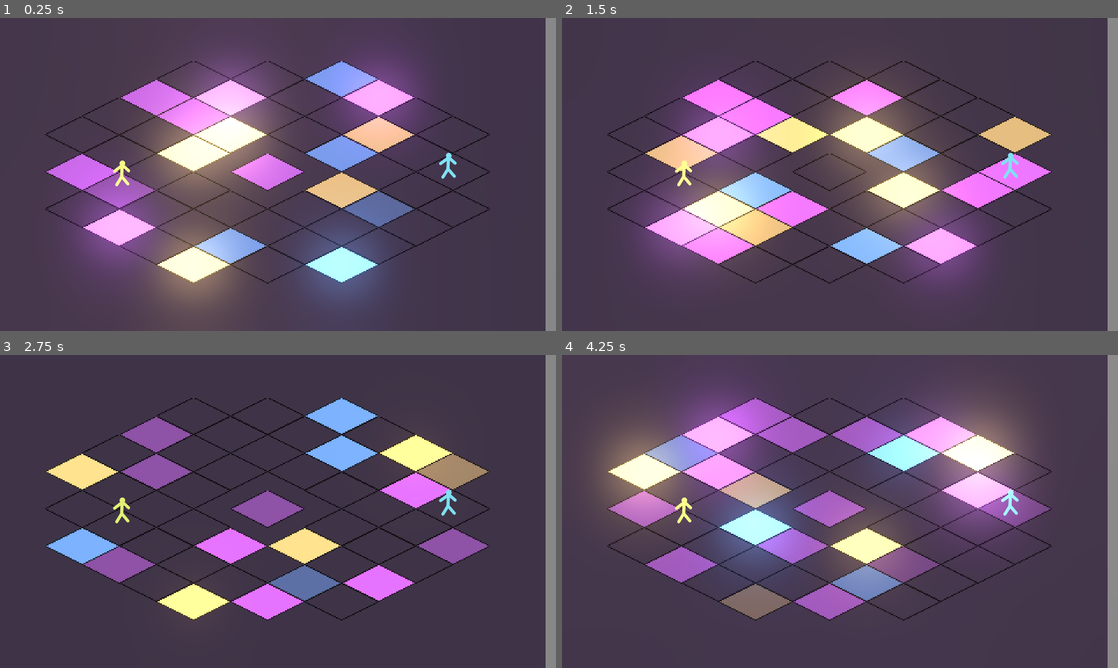
Above: before the commit, frames 1-4 (two rows, left to right).
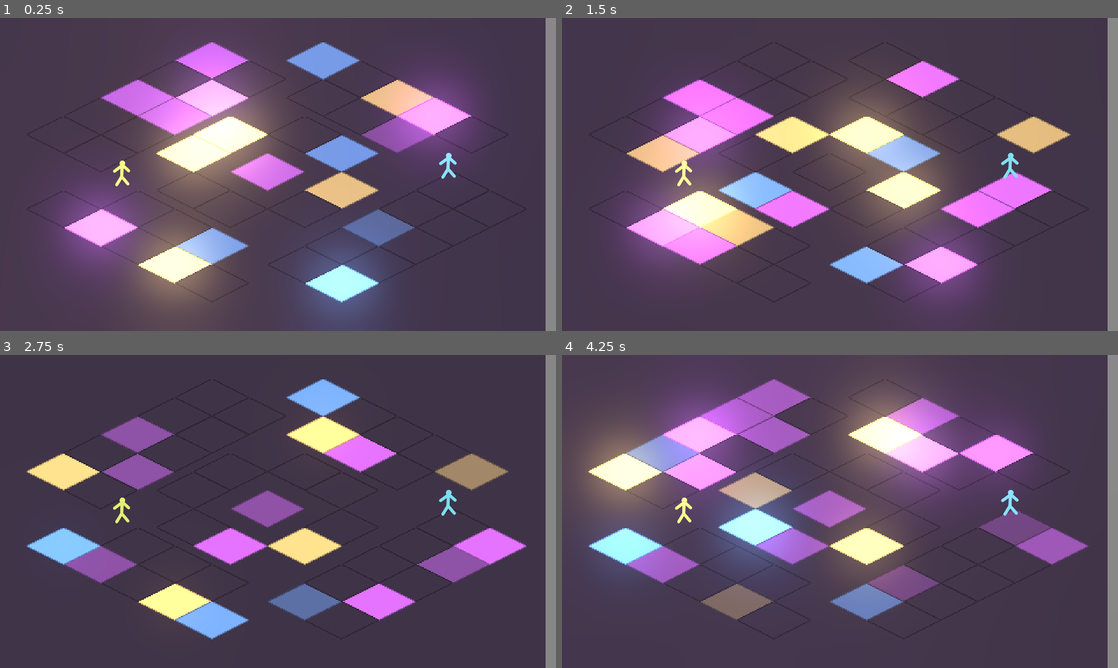
Above: after the commit, the same moments.

Repository: API-Beast/Seal-Clubbing
Game: Godot game, scene res://Main.tscn
Same seed, same stepped clock (60 frames per second), same inputs: the game is played once before the commit and once after it.
Inputs:
- Up to frame 1 (0.25 s): no input
- Up to frame 2 (1.5 s): no input
- Up to frame 3 (2.75 s): no input
- Up to frame 4 (4.25 s): no input

The runs differ from the first frame. In frame 1, 18% of the frame differs, in the area x 8-89%, y 7-95%; in frame 2, 14%; in frame 3, 17%; in frame 4, 24%, in the area x 4-95%, y 7-91%.

Commit message:
new floor again

Diff:
--- a/DiscoFloor.tscn
+++ b/DiscoFloor.tscn
@@ -28,7 +28,7 @@
 
 [node name="glowtile10" parent="background-colored" index="1" instance=ExtResource( 3 )]
 
-position = Vector2( -14, 3.36842 )
+position = Vector2( 16, -6.73684 )
 scale = Vector2( 0.03125, 0.0526316 )
 
 [node name="glowtile11" parent="background-colored" index="2" instance=ExtResource( 3 )]
@@ -43,7 +43,7 @@
 
 [node name="glowtile16" parent="background-colored" index="4" instance=ExtResource( 3 )]
 
-position = Vector2( -18, 0 )
+position = Vector2( -4, -20.2105 )
 scale = Vector2( 0.03125, 0.0526316 )
 
 [node name="glowtile17" parent="background-colored" index="5" instance=ExtResource( 3 )]
@@ -68,7 +68,7 @@
 
 [node name="glowtile50" parent="background-colored" index="9" instance=ExtResource( 3 )]
 
-position = Vector2( 22, 0 )
+position = Vector2( 22, 3.36842 )
 scale = Vector2( 0.03125, 0.0526316 )
 
 [node name="glowtile83" parent="background-colored" index="10" instance=ExtResource( 3 )]
@@ -78,175 +78,170 @@
 
 [node name="glowtile51" parent="background-colored" index="11" instance=ExtResource( 3 )]
 
-position = Vector2( -2, 13.4737 )
+position = Vector2( -4, 13.4737 )
 scale = Vector2( 0.03125, 0.0526316 )
 
 [node name="glowtile52" parent="background-colored" index="12" instance=ExtResource( 3 )]
 
-position = Vector2( -6, 10.1053 )
+position = Vector2( -8, 10.1053 )
 scale = Vector2( 0.03125, 0.0526316 )
 
 [node name="glowtile53" parent="background-colored" index="13" instance=ExtResource( 3 )]
 
-position = Vector2( -10, 6.73684 )
+position = Vector2( -12, 6.73684 )
 scale = Vector2( 0.03125, 0.0526316 )
 
 [node name="glowtile54" parent="background-colored" index="14" instance=ExtResource( 3 )]
 
-position = Vector2( 18, -3.36842 )
+position = Vector2( 12, -10.1053 )
 scale = Vector2( 0.03125, 0.0526316 )
 
 [node name="glowtile55" parent="background-colored" index="15" instance=ExtResource( 3 )]
 
-position = Vector2( 14, -6.73684 )
-scale = Vector2( 0.03125, 0.0526316 )
-
-[node name="glowtile56" parent="background-colored" index="16" instance=ExtResource( 3 )]
-
-position = Vector2( 10, -10.1053 )
-scale = Vector2( 0.03125, 0.0526316 )
-
-[node name="glowtile57" parent="background-colored" index="17" instance=ExtResource( 3 )]
-
-position = Vector2( 6, -13.4737 )
-scale = Vector2( 0.03125, 0.0526316 )
-
-[node name="glowtile58" parent="background-colored" index="18" instance=ExtResource( 3 )]
-
-position = Vector2( -2, -13.4737 )
-scale = Vector2( 0.03125, 0.0526316 )
-
-[node name="glowtile59" parent="background-colored" index="19" instance=ExtResource( 3 )]
-
-position = Vector2( -6, -16.8421 )
-scale = Vector2( 0.03125, 0.0526316 )
-
-[node name="glowtile60" parent="background-colored" index="20" instance=ExtResource( 3 )]
-
-position = Vector2( -10, -6.73684 )
-scale = Vector2( 0.03125, 0.0526316 )
-
-[node name="glowtile61" parent="background-colored" index="21" instance=ExtResource( 3 )]
-
-position = Vector2( -14, -3.36842 )
-scale = Vector2( 0.03125, 0.0526316 )
-
-[node name="glowtile66" parent="background-colored" index="22" instance=ExtResource( 3 )]
-
-position = Vector2( -18, -6.73684 )
-scale = Vector2( 0.03125, 0.0526316 )
-
-[node name="glowtile67" parent="background-colored" index="23" instance=ExtResource( 3 )]
-
-position = Vector2( -14, -10.1053 )
-scale = Vector2( 0.03125, 0.0526316 )
-
-[node name="glowtile68" parent="background-colored" index="24" instance=ExtResource( 3 )]
-
-position = Vector2( -10, -13.4737 )
-scale = Vector2( 0.03125, 0.0526316 )
-
-[node name="glowtile69" parent="background-colored" index="25" instance=ExtResource( 3 )]
-
-position = Vector2( -6, -10.1053 )
-scale = Vector2( 0.03125, 0.0526316 )
-
-[node name="glowtile70" parent="background-colored" index="26" instance=ExtResource( 3 )]
-
-position = Vector2( 10, -16.8421 )
-scale = Vector2( 0.03125, 0.0526316 )
-
-[node name="glowtile71" parent="background-colored" index="27" instance=ExtResource( 3 )]
-
-position = Vector2( 14, -13.4737 )
+position = Vector2( 16, -13.4737 )
+scale = Vector2( 0.03125, 0.0526316 )
+
+[node name="glowtile57" parent="background-colored" index="16" instance=ExtResource( 3 )]
+
+position = Vector2( 12, -16.8421 )
+scale = Vector2( 0.03125, 0.0526316 )
+
+[node name="glowtile58" parent="background-colored" index="17" instance=ExtResource( 3 )]
+
+position = Vector2( -4, -13.4737 )
+scale = Vector2( 0.03125, 0.0526316 )
+
+[node name="glowtile59" parent="background-colored" index="18" instance=ExtResource( 3 )]
+
+position = Vector2( -8, -16.8421 )
+scale = Vector2( 0.03125, 0.0526316 )
+
+[node name="glowtile60" parent="background-colored" index="19" instance=ExtResource( 3 )]
+
+position = Vector2( -12, -6.73684 )
+scale = Vector2( 0.03125, 0.0526316 )
+
+[node name="glowtile61" parent="background-colored" index="20" instance=ExtResource( 3 )]
+
+position = Vector2( -16, -3.36842 )
+scale = Vector2( 0.03125, 0.0526316 )
+
+[node name="glowtile66" parent="background-colored" index="21" instance=ExtResource( 3 )]
+
+position = Vector2( -20, -6.73684 )
+scale = Vector2( 0.03125, 0.0526316 )
+
+[node name="glowtile67" parent="background-colored" index="22" instance=ExtResource( 3 )]
+
+position = Vector2( -16, -10.1053 )
+scale = Vector2( 0.03125, 0.0526316 )
+
+[node name="glowtile68" parent="background-colored" index="23" instance=ExtResource( 3 )]
+
+position = Vector2( -12, -13.4737 )
+scale = Vector2( 0.03125, 0.0526316 )
+
+[node name="glowtile69" parent="background-colored" index="24" instance=ExtResource( 3 )]
+
+position = Vector2( -8, -10.1053 )
+scale = Vector2( 0.03125, 0.0526316 )
+
+[node name="glowtile70" parent="background-colored" index="25" instance=ExtResource( 3 )]
+
+position = Vector2( 8, -20.2105 )
+scale = Vector2( 0.03125, 0.0526316 )
+
+[node name="glowtile71" parent="background-colored" index="26" instance=ExtResource( 3 )]
+
+position = Vector2( 20, -10.1053 )
+scale = Vector2( 0.03125, 0.0526316 )
+
+[node name="glowtile73" parent="background-colored" index="27" instance=ExtResource( 3 )]
+
+position = Vector2( 24, -6.73684 )
 scale = Vector2( 0.03125, 0.0526316 )
 
 [node name="glowtile72" parent="background-colored" index="28" instance=ExtResource( 3 )]
 
-position = Vector2( 18, -10.1053 )
-scale = Vector2( 0.03125, 0.0526316 )
-
-[node name="glowtile73" parent="background-colored" index="29" instance=ExtResource( 3 )]
-
-position = Vector2( 22, -6.73684 )
-scale = Vector2( 0.03125, 0.0526316 )
-
-[node name="glowtile74" parent="background-colored" index="30" instance=ExtResource( 3 )]
-
-position = Vector2( 22, 6.73684 )
-scale = Vector2( 0.03125, 0.0526316 )
-
-[node name="glowtile75" parent="background-colored" index="31" instance=ExtResource( 3 )]
-
-position = Vector2( 18, 10.1053 )
-scale = Vector2( 0.03125, 0.0526316 )
-
-[node name="glowtile76" parent="background-colored" index="32" instance=ExtResource( 3 )]
-
-position = Vector2( 14, 13.4737 )
-scale = Vector2( 0.03125, 0.0526316 )
-
-[node name="glowtile77" parent="background-colored" index="33" instance=ExtResource( 3 )]
-
-position = Vector2( 10, 16.8421 )
-scale = Vector2( 0.03125, 0.0526316 )
-
-[node name="glowtile78" parent="background-colored" index="34" instance=ExtResource( 3 )]
-
-position = Vector2( -6, 16.8421 )
-scale = Vector2( 0.03125, 0.0526316 )
-
-[node name="glowtile79" parent="background-colored" index="35" instance=ExtResource( 3 )]
-
-position = Vector2( -10, 13.4737 )
-scale = Vector2( 0.03125, 0.0526316 )
-
-[node name="glowtile80" parent="background-colored" index="36" instance=ExtResource( 3 )]
-
-position = Vector2( -14, 10.1053 )
-scale = Vector2( 0.03125, 0.0526316 )
-
-[node name="glowtile81" parent="background-colored" index="37" instance=ExtResource( 3 )]
-
-position = Vector2( -18, 6.73684 )
-scale = Vector2( 0.03125, 0.0526316 )
-
-[node name="glowtile82" parent="background-colored" index="38" instance=ExtResource( 3 )]
-
-position = Vector2( -18, 6.73684 )
-scale = Vector2( 0.03125, 0.0526316 )
-
-[node name="glowtile62" parent="background-colored" index="39" instance=ExtResource( 3 )]
-
-position = Vector2( 6, 13.4737 )
-scale = Vector2( 0.03125, 0.0526316 )
-
-[node name="glowtile63" parent="background-colored" index="40" instance=ExtResource( 3 )]
-
-position = Vector2( 10, 10.1053 )
-scale = Vector2( 0.03125, 0.0526316 )
-
-[node name="glowtile64" parent="background-colored" index="41" instance=ExtResource( 3 )]
-
-position = Vector2( 14, 6.73684 )
-scale = Vector2( 0.03125, 0.0526316 )
-
-[node name="glowtile65" parent="background-colored" index="42" instance=ExtResource( 3 )]
-
-position = Vector2( 18, 3.36842 )
-scale = Vector2( 0.03125, 0.0526316 )
-
-[node name="glowtile21" parent="background-colored" index="43" instance=ExtResource( 3 )]
-
-position = Vector2( 2, 16.8421 )
-scale = Vector2( 0.03125, 0.0526316 )
-
-[node name="glowtile22" parent="background-colored" index="44" instance=ExtResource( 3 )]
+position = Vector2( 8, -13.4737 )
+scale = Vector2( 0.03125, 0.0526316 )
+
+[node name="glowtile74" parent="background-colored" index="29" instance=ExtResource( 3 )]
+
+position = Vector2( 22, 10.1053 )
+scale = Vector2( 0.03125, 0.0526316 )
+
+[node name="glowtile75" parent="background-colored" index="30" instance=ExtResource( 3 )]
+
+position = Vector2( 18, 13.4737 )
+scale = Vector2( 0.03125, 0.0526316 )
+
+[node name="glowtile76" parent="background-colored" index="31" instance=ExtResource( 3 )]
+
+position = Vector2( 14, 16.8421 )
+scale = Vector2( 0.03125, 0.0526316 )
+
+[node name="glowtile77" parent="background-colored" index="32" instance=ExtResource( 3 )]
+
+position = Vector2( 10, 20.2105 )
+scale = Vector2( 0.03125, 0.0526316 )
+
+[node name="glowtile78" parent="background-colored" index="33" instance=ExtResource( 3 )]
+
+position = Vector2( -8, 16.8421 )
+scale = Vector2( 0.03125, 0.0526316 )
+
+[node name="glowtile79" parent="background-colored" index="34" instance=ExtResource( 3 )]
+
+position = Vector2( -12, 13.4737 )
+scale = Vector2( 0.03125, 0.0526316 )
+
+[node name="glowtile80" parent="background-colored" index="35" instance=ExtResource( 3 )]
+
+position = Vector2( -16, 10.1053 )
+scale = Vector2( 0.03125, 0.0526316 )
+
+[node name="glowtile81" parent="background-colored" index="36" instance=ExtResource( 3 )]
+
+position = Vector2( -20, 6.73684 )
+scale = Vector2( 0.03125, 0.0526316 )
+
+[node name="glowtile82" parent="background-colored" index="37" instance=ExtResource( 3 )]
+
+position = Vector2( -4, 20.2105 )
+scale = Vector2( 0.03125, 0.0526316 )
+
+[node name="glowtile62" parent="background-colored" index="38" instance=ExtResource( 3 )]
+
+position = Vector2( 6, 16.8421 )
+scale = Vector2( 0.03125, 0.0526316 )
+
+[node name="glowtile63" parent="background-colored" index="39" instance=ExtResource( 3 )]
+
+position = Vector2( 10, 13.4737 )
+scale = Vector2( 0.03125, 0.0526316 )
+
+[node name="glowtile64" parent="background-colored" index="40" instance=ExtResource( 3 )]
+
+position = Vector2( 14, 10.1053 )
+scale = Vector2( 0.03125, 0.0526316 )
+
+[node name="glowtile65" parent="background-colored" index="41" instance=ExtResource( 3 )]
+
+position = Vector2( 18, 6.73684 )
+scale = Vector2( 0.03125, 0.0526316 )
+
+[node name="glowtile21" parent="background-colored" index="42" instance=ExtResource( 3 )]
+
+position = Vector2( 26, 6.73684 )
+scale = Vector2( 0.03125, 0.0526316 )
+
+[node name="glowtile22" parent="background-colored" index="43" instance=ExtResource( 3 )]
 
 position = Vector2( 6, -6.73684 )
 scale = Vector2( 0.03125, 0.0526316 )
 
-[node name="glowtile23" parent="background-colored" index="45" instance=ExtResource( 3 )]
-
-position = Vector2( 2, -16.8421 )
-scale = Vector2( 0.03125, 0.0526316 )
+[node name="glowtile23" parent="background-colored" index="44" instance=ExtResource( 3 )]
+
+position = Vector2( 0, -16.8421 )
+scale = Vector2( 0.03125, 0.0526316 )
Binary file changed: Assets/glowtile.png
Binary file added: Assets/title-drawing.jpg
Not shown, changed: Assets/title-drawing.jpg.import
